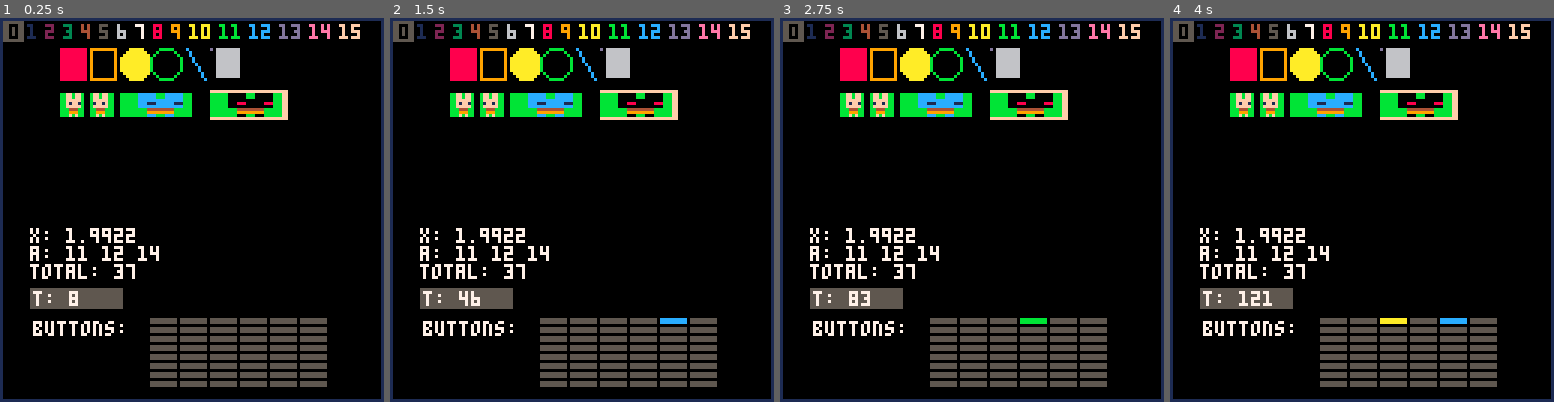
Above: before the commit, frames 1-4 (left to right).
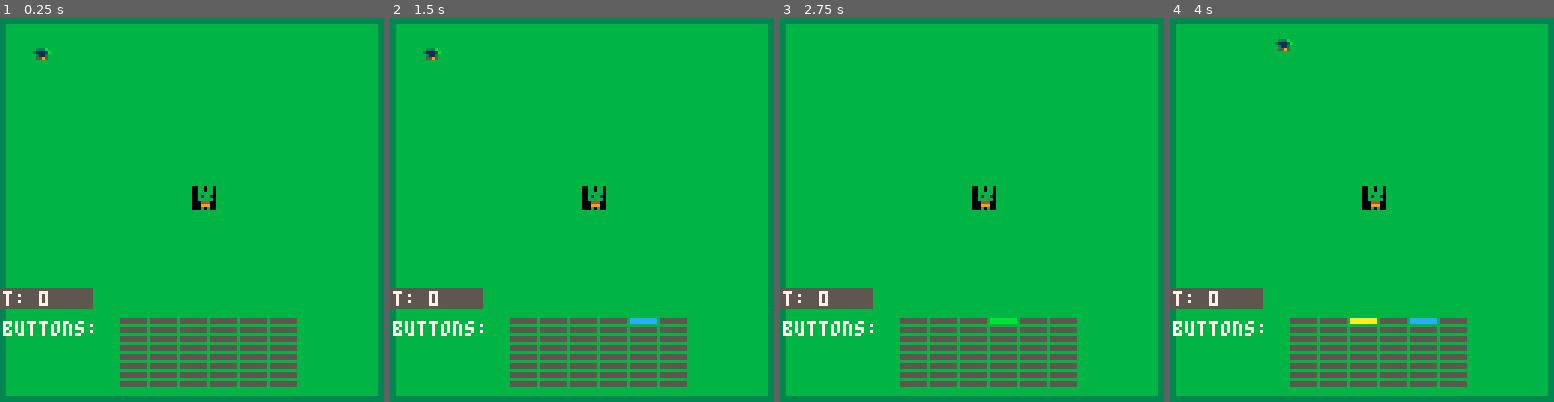
Above: after the commit, the same moments.

Repository: samboyer/ld46
Game: PICO-8 cartridge ld46.p8
The game is run twice, just before and just after one commit, with the same random seed, the same clock (stepped at 60 frames per second) and the same inputs.
Inputs:
- Up to frame 1 (0.25 s): no input
- Up to frame 2 (1.5 s): tap O (Z key) at 0.33, 0.7, 1.43 s; tap X (X key) at 1.07 s
- Up to frame 3 (2.75 s): hold Left 1.97-2.37 s; tap X (X key) at 2.07, 2.4, 2.73 s; tap O (Z key) at 2.22 s; hold Down from 2.42 s (still down)
- Up to frame 4 (4 s): release Down at 2.82 s; hold Right 2.87-3.53 s; tap X (X key) at 3.07, 3.4, 3.73 s; tap O (Z key) at 3.1, 3.98 s; hold Up from 3.58 s (still down)

The runs differ from the first frame. In frame 1, 95% of the frame differs, in the area x 0-100%, y 0-100%; in frame 2, 95%; in frame 3, 95%; in frame 4, 95%.

Commit message:
add doomguy

Diff:
--- a/ld46.p8
+++ b/ld46.p8
@@ -345,13 +345,16 @@
 --END PICOTWEEN
 
 
+pal(15,139,1)
+pal(2,131,1)
+
 
 cls() -- clear screen
 rect(0,0,127,127,1)
 
 -- play music from pattern 02
 -- (loop back flag set in pat 13)
-music(0)
+-- music(0)
 
 -- play sound 0 on channel 3
 sfx(0, 3)
@@ -365,37 +368,38 @@
 end
 
 -- gfx shapes
-camera(-10,0) -- shift draws
-rectfill(10,10,18,20,8)
-rect(20,10,28,20,9)
-circfill(35,15,5,10)
-circ(45,15,5,11)
-line(52,10,58,20,12)
-pset(60,10,13)
-pset(62,10,pget(60,10)+1)
-clip(72,10,8,10)
-rectfill(0,0,127,127,6)
-clip()
+-- camera(-10,0) -- shift draws
+-- rectfill(10,10,18,20,8)
+-- rect(20,10,28,20,9)
+-- circfill(35,15,5,10)
+-- circ(45,15,5,11)
+-- line(52,10,58,20,12)
+-- pset(60,10,13)
+-- pset(62,10,pget(60,10)+1)
+-- clip(72,10,8,10)
+-- rectfill(0,0,127,127,6)
+-- clip()
 
 -- sprites
 
-rectfill(60,24,85,33,15)
-spr(1,10,25)
-spr(1,20,25,1,1,true)
-pal(15,12) -- remap 15 to 12
-sspr(8,0,8,8, 30,25,24,8)
-pal(15,0) -- draw solid black
-pal(1,8)
-sspr(8,0,8,8, 60,25,24,8)
-pal() -- reset palette mapping
+-- rectfill(60,24,85,33,15)
+-- spr(1,10,25)
+-- spr(1,20,25,1,1,true)
+-- pal(15,12) -- remap 15 to 12
+-- sspr(8,0,8,8, 30,25,24,8)
+-- pal(15,0) -- draw solid black
+-- pal(1,8)
+-- sspr(8,0,8,8, 60,25,24,8)
+-- pal() -- reset palette mapping
 
 -- map
 
-mset(3,3,mget(1,3)+2)
-map(0,3,10,35,4,3,1)
-fset(6,1,true) --pink flower
+--mset(3,3,mget(1,3)+2)
+map(0,0)
+--fset(6,1,true) --pink flower
 -- only cels with flag 2 set
-map(0,3,50,35,4,3,2)
+--map(0,3,50,35,4,3,2)
+spr(64,10,25)
 
 -- set cursor position and color
 cursor(0,90)
@@ -440,7 +444,13 @@
  t=t+1
 end
 
+playerx = 10
+playery = 10
+
 function _draw()
+  map(0,0)
+
+  spr(64,playerx,playery)
 
  -- show current value of t
  rectfill(0,90,30,96,5)
@@ -461,55 +471,62 @@
 
 end
 
-…(9 lines of a section not shown)…
+function control_player()
+  vel = 3
+  if (btn(0)) playerx -= vel
+  if (btn(1)) playerx += vel
+  if (btn(2)) playery -= vel
+  if (btn(3)) playery += vel
+
+  -- if (pl.t%4) == 0) then
+  --  sfx(1)
+  -- end
+ end
+
+function _update()
+  control_player()
+  spr(64, playerx, playery)
+end
 
 
 
 __gfx__
-00000000bbffbffb44444444bbbbbbbb000000004444444400000000bbbbbbbbbbbbbb3333333333333333333333333333bbbbbb33bbbbbbbbbbbbbbbbbbbb33
-07000070bbffbffb4444444433333333000000004444444400000000bbbbbbbbbbbbbb3333333333333333333333333333bbbbbb33bbbbbbbbbbbbbbbbbbbb33
-00700700bbfffffb42444444b3b3b3b3000000004444444400000000bbbbbbbbbbbbbb33bbbbbb33bbbbbbbb33bbbbbb33bbbbbb33bbbbbbbbbbbbbbbbbbbb33
-00077000bbf1ff1b4444444433333333000000004444424400000e00bbbbbbbbbbbbbb33bbbbbb33bbbbbbbb33bbbbbb33bbbbbb33bbbbbbbbbbbbbbbbbbbb33
-00077000bbfffffb444444442222222200070000444424240000e7e0bbbbbbbbbbbbbb33bbbbbb33bbbbbbbb33bbbbbb33bbbbbb33bbbbbbbbbbbbbbbbbbbb33
-00700700bbb444bb4444424444444444007a70004444424400000e00bbbbbbbbbbbbbb33bbbbbb33bbbbbbbb33bbbbbb33bbbbbb33bbbbbbbbbbbbbbbbbbbb33
-07000070bbb999bb4444444444444444000700004444444400000300bbbbbbbbbbbbbb33bbbbbb33bbbbbbbb33bbbbbb33bbbbbb333333333333333333333333
-00000000bbbfbfbb4444444444444444000b00004444444400000b00bbbbbbbbbbbbbb33bbbbbb33bbbbbbbb33bbbbbb33bbbbbb333333333333333333333333
-00000000000000000000000000000000000000000000000000000000000000000000000000000000000000000000000000000000000000000000000000000000
-00000000000000000000000000000000000000000000000000000000000000000000000000000000000000000000000000000000000000000000000000000000
-00000000000000000000000000000000000000000000000000000000000000000000000000000000000000000000000000000000000000000000000000000000
-00000000000000000000000000000000000000000000000000000000000000000000000000000000000000000000000000000000000000000000000000000000
-00000000000000000000000000000000000000000000000000000000000000000000000000000000000000000000000000000000000000000000000000000000
-00000000000000000000000000000000000000000000000000000000000000000000000000000000000000000000000000000000000000000000000000000000
-00000000000000000000000000000000000000000000000000000000000000000000000000000000000000000000000000000000000000000000000000000000
-00000000000000000000000000000000000000000000000000000000000000000000000000000000000000000000000000000000000000000000000000000000
-00000000000000000000000000000000000000000000000000000000000000000000000000000000000000000000000000000000000000000000000000000000
-00000000000000000000000000000000000000000000000000000000000000000000000000000000000000000000000000000000000000000000000000000000
-00000000000000000000000000000000000000000000000000000000000000000000000000000000000000000000000000000000000000000000000000000000
-00000000000000000000000000000000000000000000000000000000000000000000000000000000000000000000000000000000000000000000000000000000
-00000000000000000000000000000000000000000000000000000000000000000000000000000000000000000000000000000000000000000000000000000000
-00000000000000000000000000000000000000000000000000000000000000000000000000000000000000000000000000000000000000000000000000000000
-00000000000000000000000000000000000000000000000000000000000000000000000000000000000000000000000000000000000000000000000000000000
-00000000000000000000000000000000000000000000000000000000000000000000000000000000000000000000000000000000000000000000000000000000
-00000000000000000000000000000000000000000000000000000000000000000000000000000000000000000000000000000000000000000000000000000000
-00000000000000000000000000000000000000000000000000000000000000000000000000000000000000000000000000000000000000000000000000000000
-00000000000000000000000000000000000000000000000000000000000000000000000000000000000000000000000000000000000000000000000000000000
-00000000000000000000000000000000000000000000000000000000000000000000000000000000000000000000000000000000000000000000000000000000
-00000000000000000000000000000000000000000000000000000000000000000000000000000000000000000000000000000000000000000000000000000000
-00000000000000000000000000000000000000000000000000000000000000000000000000000000000000000000000000000000000000000000000000000000
-00000000000000000000000000000000000000000000000000000000000000000000000000000000000000000000000000000000000000000000000000000000
-00000000000000000000000000000000000000000000000000000000000000000000000000000000000000000000000000000000000000000000000000000000
-00000000000000000000000000000000000000000000000000000000000000000000000000000000000000000000000000000000000000000000000000000000
-00000000000000000000000000000000000000000000000000000000000000000000000000000000000000000000000000000000000000000000000000000000
-00000000000000000000000000000000000000000000000000000000000000000000000000000000000000000000000000000000000000000000000000000000
-00000000000000000000000000000000000000000000000000000000000000000000000000000000000000000000000000000000000000000000000000000000
+0000000000ff0ff044444444bbbbbbbb000000004444444400000000ffffffffffffff3333333333333333333333333333ffffff33ffffffffffffffffffff33
+0700007000ff0ff04444444433333333000000004444444400000000ffffffffffffff3333333333333333333333333333ffffff33ffffffffffffffffffff33
+0070070000fffff042444444b3b3b3b3000000004444444400000000ffffffffffffff33ffffff33ffffffff33ffffff33ffffff33ffffffffffffffffffff33
+0007700000f1ff104444444433333333000000004444424400000e00ffffffffffffff33ffffff33ffffffff33ffffff33ffffff33ffffffffffffffffffff33
+0007700000fffff0444444442222222200070000444424240000e7e0ffffffffffffff33ffffff33ffffffff33ffffff33ffffff33ffffffffffffffffffff33
+00700700000444004444424444444444007a70004444424400000e00ffffffffffffff33ffffff33ffffffff33ffffff33ffffff33ffffffffffffffffffff33
+07000070000999004444444444444444000700004444444400000300ffffffffffffff33ffffff33ffffffff33ffffff33ffffff333333333333333333333333
+00000000000f0f004444444444444444000b00004444444400000b00ffffffffffffff33ffffff33ffffffff33ffffff33ffffff333333333333333333333333
+00000000000000000000000000000000000000000000000000000000000000000000000000000000000000000000000000000000000000000000000000000000
+00000000000000000000000000000000000000000000000000000000000000000000000000000000000000000000000000000000000000000000000000000000
+00000000000000000000000000000000000000000000000000000000000000000000000000000000000000000000000000000000000000000000000000000000
+00000000000000000000000000000000000000000000000000000000000000000000000000000000000000000000000000000000000000000000000000000000
+00000000000000000000000000000000000000000000000000000000000000000000000000000000000000000000000000000000000000000000000000000000
+00000000000000000000000000000000000000000000000000000000000000000000000000000000000000000000000000000000000000000000000000000000
+00000000000000000000000000000000000000000000000000000000000000000000000000000000000000000000000000000000000000000000000000000000
+00000000000000000000000000000000000000000000000000000000000000000000000000000000000000000000000000000000000000000000000000000000
+00000000000000000000000000000000000000000000000000000000000000000000000000000000000000000000000000000000000000000000000000000000
+00000000000000000000000000000000000000000000000000000000000000000000000000000000000000000000000000000000000000000000000000000000
+00000000000000000000000000000000000000000000000000000000000000000000000000000000000000000000000000000000000000000000000000000000
+00000000000000000000000000000000000000000000000000000000000000000000000000000000000000000000000000000000000000000000000000000000
+00000000000000000000000000000000000000000000000000000000000000000000000000000000000000000000000000000000000000000000000000000000
+00000000000000000000000000000000000000000000000000000000000000000000000000000000000000000000000000000000000000000000000000000000
+00000000000000000000000000000000000000000000000000000000000000000000000000000000000000000000000000000000000000000000000000000000
+00000000000000000000000000000000000000000000000000000000000000000000000000000000000000000000000000000000000000000000000000000000
+00000000000000000000000000000000000000000000000000000000000000000000000000000000000000000000000000000000000000000000000000000000
+00000000000000000000000000000000000000000000000000000000000000000000000000000000000000000000000000000000000000000000000000000000
+00000000000000000000000000000000000000000000000000000000000000000000000000000000000000000000000000000000000000000000000000000000
+00000000000000000000000000000000000000000000000000000000000000000000000000000000000000000000000000000000000000000000000000000000
+00000000000000000000000000000000000000000000000000000000000000000000000000000000000000000000000000000000000000000000000000000000
+00000000000000000000000000000000000000000000000000000000000000000000000000000000000000000000000000000000000000000000000000000000
+00000000000000000000000000000000000000000000000000000000000000000000000000000000000000000000000000000000000000000000000000000000
+00000000000000000000000000000000000000000000000000000000000000000000000000000000000000000000000000000000000000000000000000000000
+00333b00000000000000000000000000000000000000000000000000000000000000000000000000000000000000000000000000000000000000000000000000
+031112b0000000000000000000000000000000000000000000000000000000000000000000000000000000000000000000000000000000000000000000000000
+00311300000000000000000000000000000000000000000000000000000000000000000000000000000000000000000000000000000000000000000000000000
+00559500000000000000000000000000000000000000000000000000000000000000000000000000000000000000000000000000000000000000000000000000
 00000000000000000000000000000000000000000000000000000000000000000000000000000000000000000000000000000000000000000000000000000000
 00000000000000000000000000000000000000000000000000000000000000000000000000000000000000000000000000000000000000000000000000000000
 00000000000000000000000000000000000000000000000000000000000000000000000000000000000000000000000000000000000000000000000000000000
